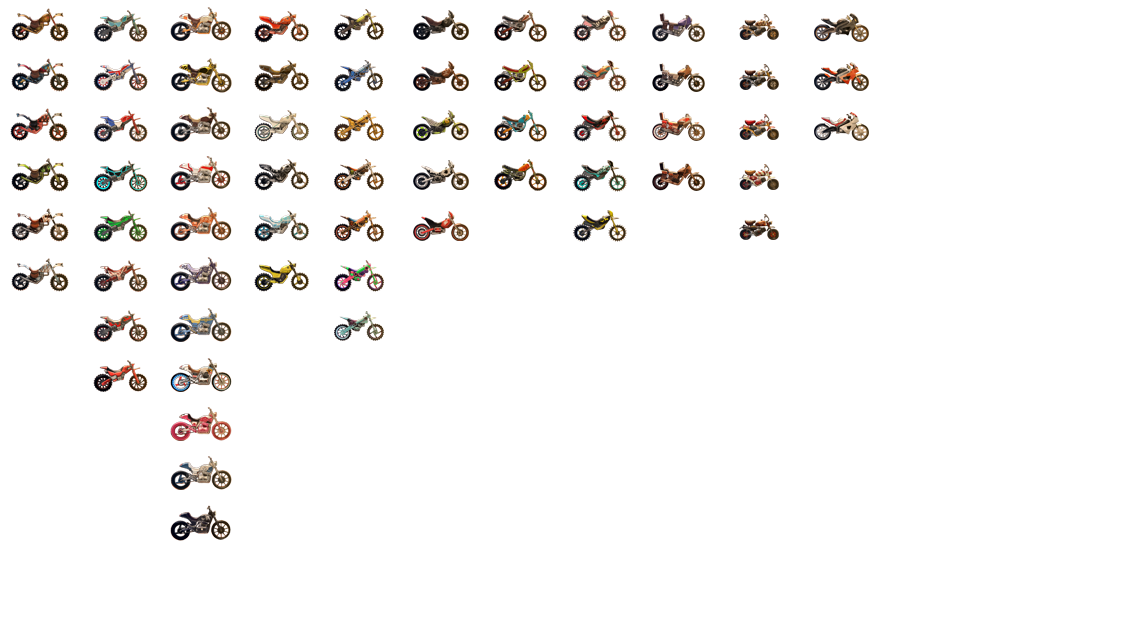
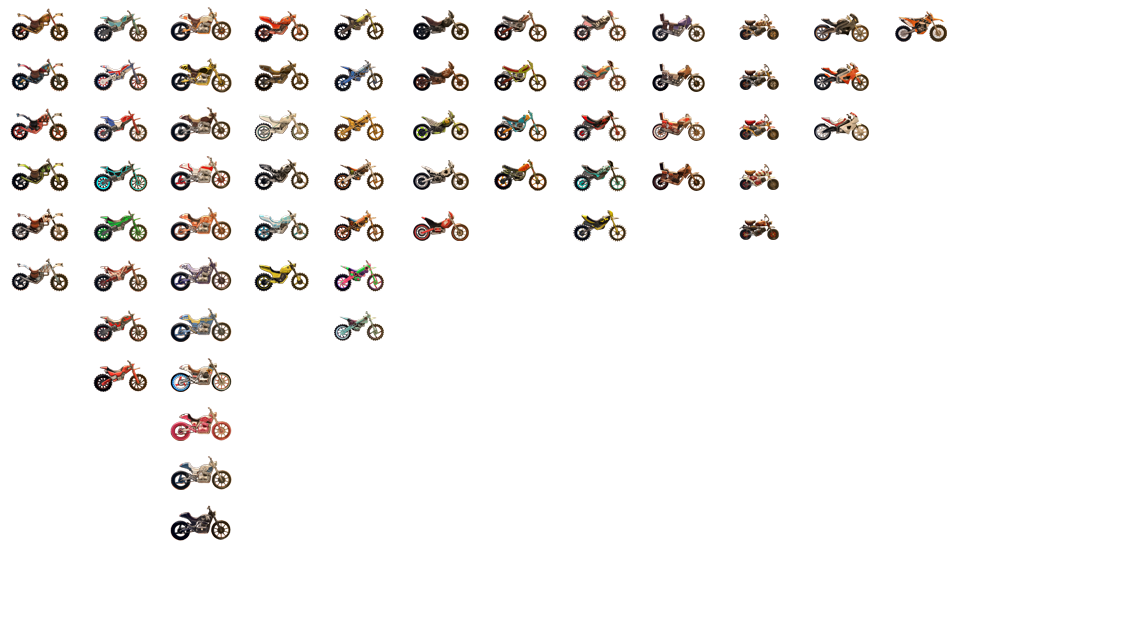
Before/after of a 1136x640 layered artwork. What changed in the layer stack:
added group "ktm" with 1 layers above "Ebene 2" over <box>895,11,947,42</box>
added layer "default" (9th of 9, in "ktm") in group "ktm" over <box>895,11,947,42</box>
